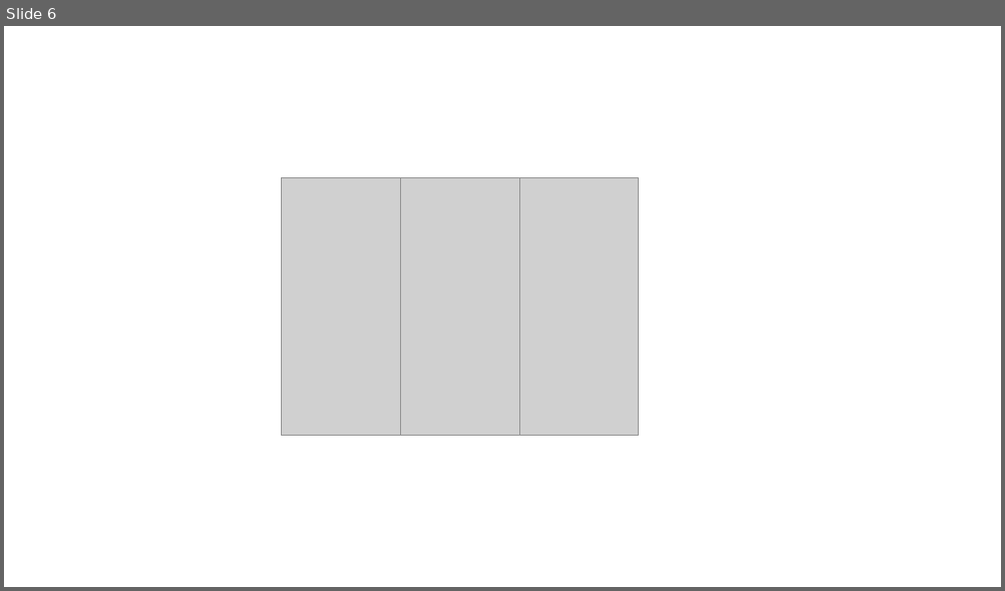
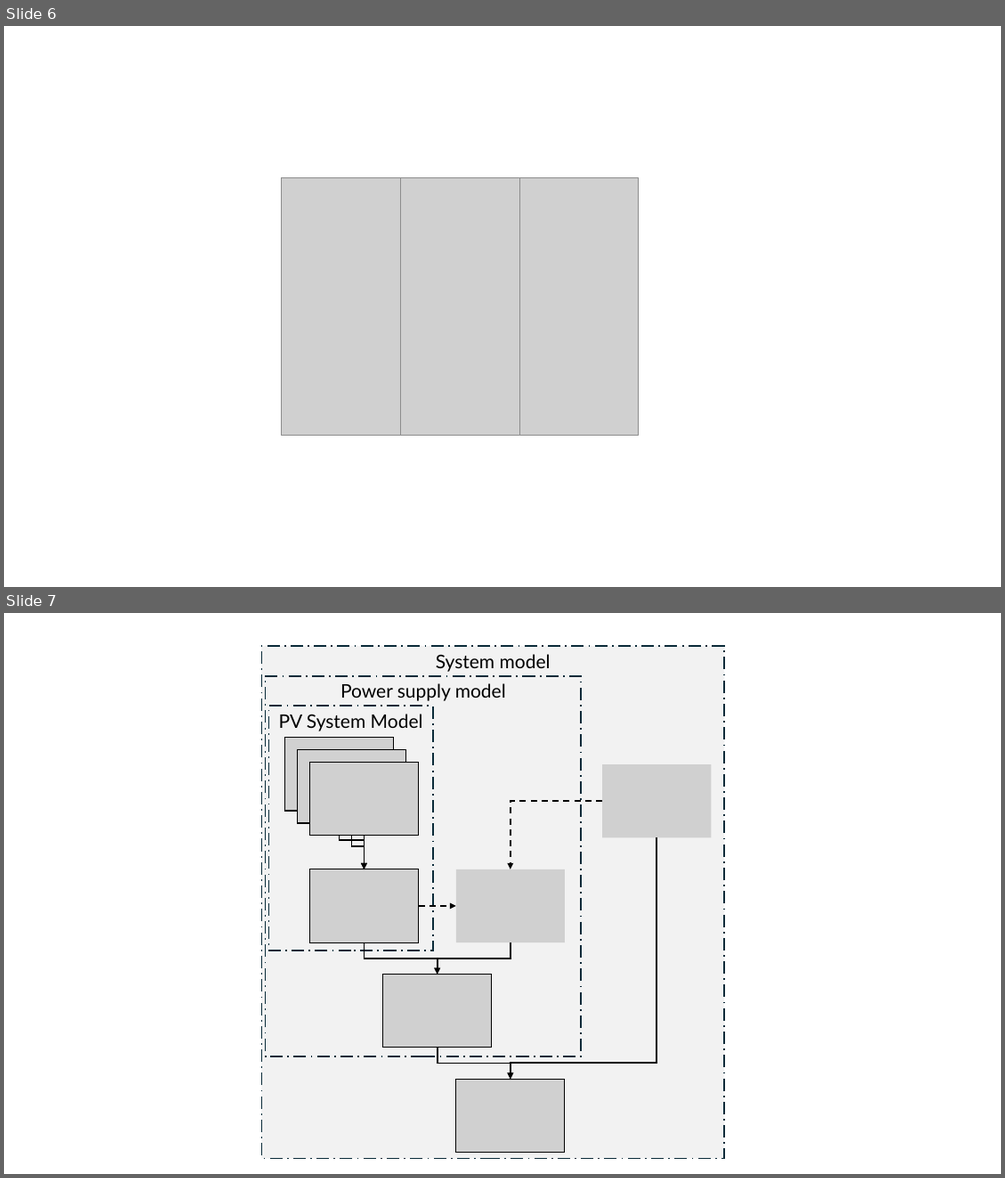
Before and after one commit to LMerbecks/PV-Power-Matching, a slide deck: doc/Graphics.pptx. Shown one above the other, each under a label of ours: slide 6 before the commit, slides 6 and 7 after it. The pictures are 1005x591 and 1005x1178 pixels, drawn with LibreOffice and Linux fonts; fonts in the diff are those of the drawing; grey boxes stand for pictures. Boxes give left, top, right and bottom in pixels: in the first picture for what was removed or moved away, otherwise in the second. Text is boxed around its words. In the diff, an @@ line names an element or a change of style, - is before the commit and + after.

Commit message:
added system overview

```diff
--- a/doc/Graphics.pptx
+++ b/doc/Graphics.pptx
@@ slide 7 added at box(4, 613, 1001, 1174), background #FFFFFF @@
@@ group added at box(262, 646, 725, 1159): 7 elbow arrows, 6 pictures, 5 rectangles, 2 arrows @@
+System model
+Power supply model
+PV System Model
```
Also in this commit, not shown: 1 other slide added, 2 slides removed.
